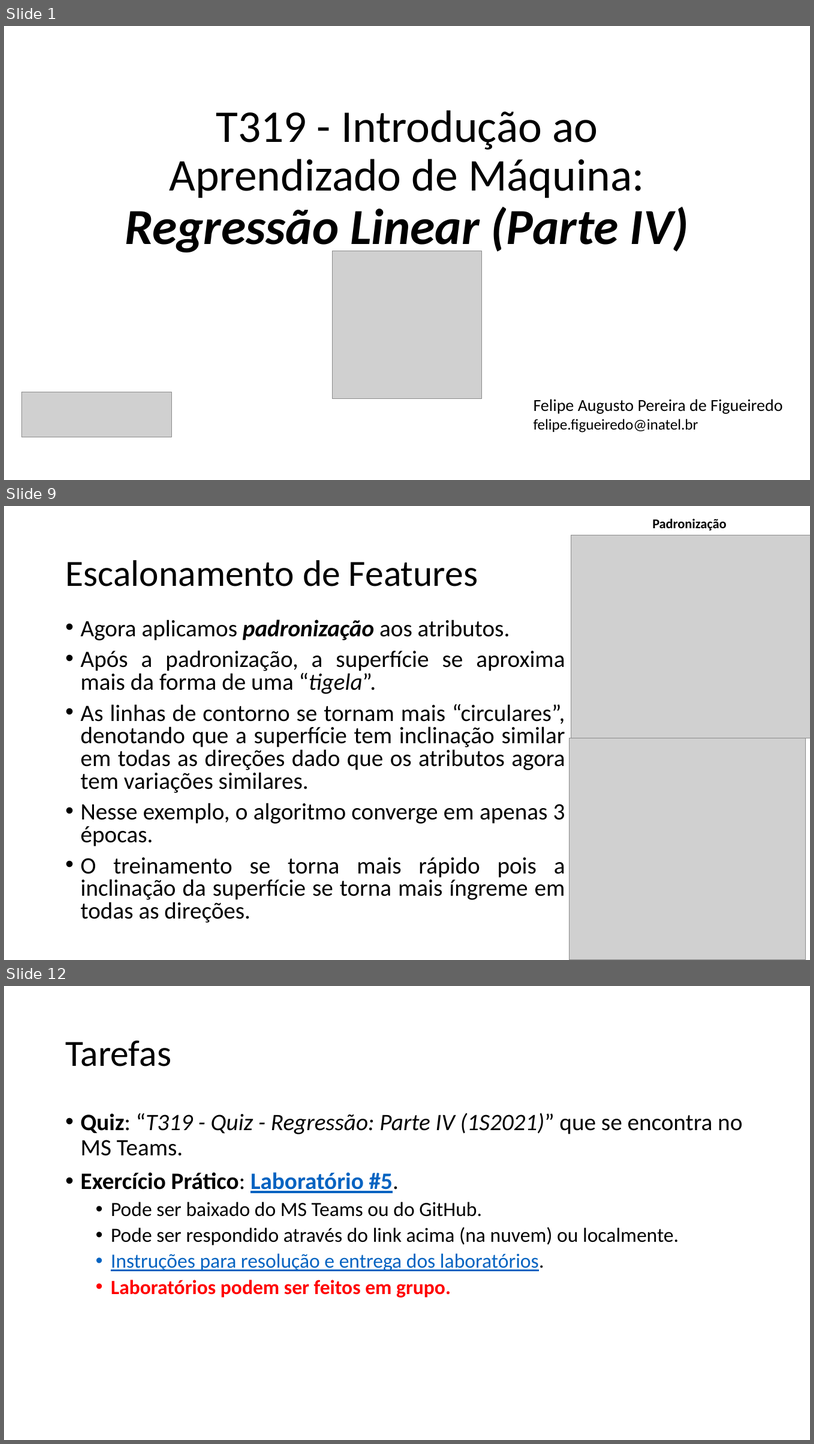
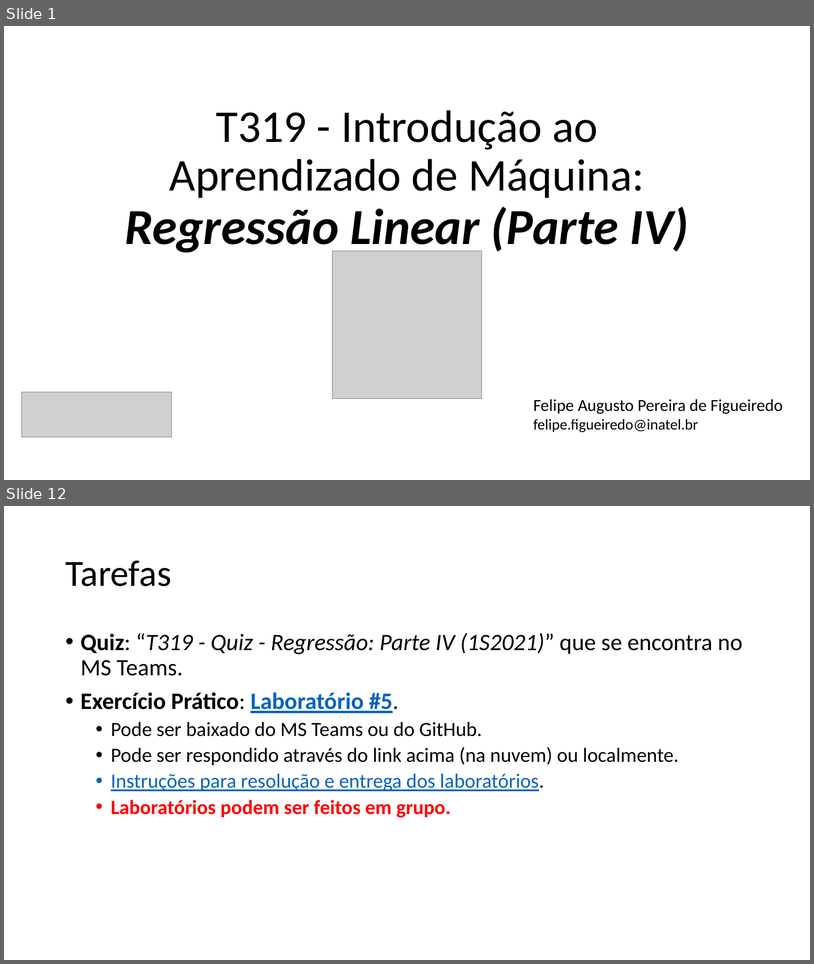
Before and after one commit to zz4fap/t319_aprendizado_de_maquina, a slide deck: slides/T319_Regressão_Linear (Parte IV).pptx. Shown one above the other, each under a label of ours: slides 1, 9 and 12 before the commit, slides 1 and 12 after it; the slides between them are not shown. The pictures are 814x1444 and 814x964 pixels, drawn with LibreOffice and Linux fonts; fonts in the diff are those of the drawing; grey boxes stand for pictures. Boxes give left, top, right and bottom in pixels: in the first picture for what was removed or moved away, otherwise in the second. Text is boxed around its words. In the diff, an @@ line names an element or a change of style, - is before the commit and + after.

```diff
--- a/slides/T319_Regressão_Linear (Parte IV).pptx
+++ b/slides/T319_Regressão_Linear (Parte IV).pptx
@@ slide 9 removed at [4,506,810,960], background #FFFFFF @@
@@ text removed at [653,519,726,531] @@
-Padronização
@@ picture removed at [572,535,810,738] @@
@@ title removed at [65,560,478,586] @@
-Escalonamento de Features
@@ text removed at [81,619,566,922] @@
-• Agora aplicamos padronização aos atributos.
-• Após a padronização, a superfície se aproxima mais da forma de uma “tigela”.
-• As linhas de contorno se tornam mais “circulares”, denotando que a superfície tem inclinação similar em todas as direções dado que os atributos agora tem variações similares.
-• Nesse exemplo, o algoritmo converge em apenas 3 épocas.
-• O treinamento se torna mais rápido pois a inclinação da superfície se torna mais íngreme em todas as direções.
@@ picture removed at [570,738,806,960] @@
```
Also in this commit, not shown: 3 slides changed, 7 slides added, 6 other slides removed, 41 other files.
